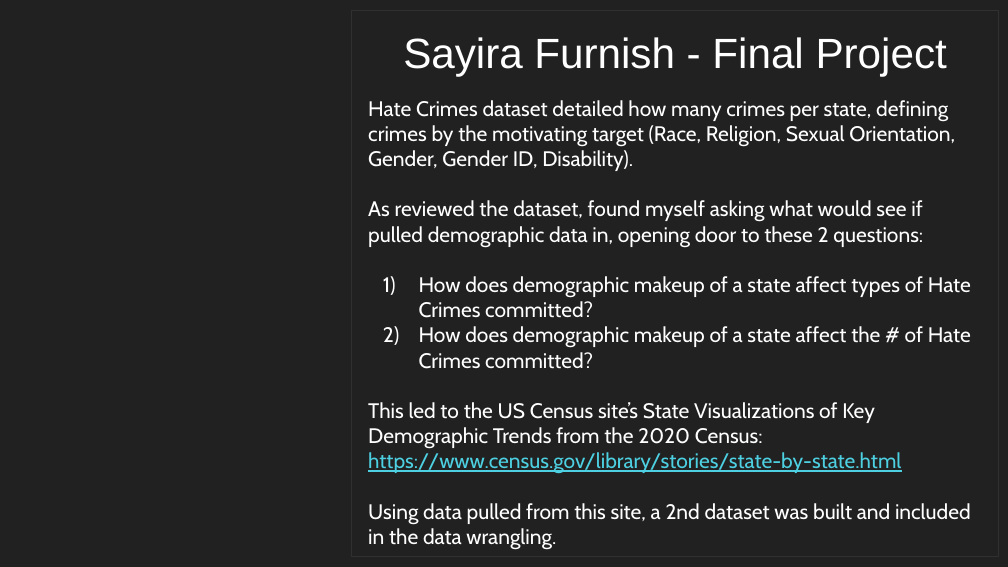
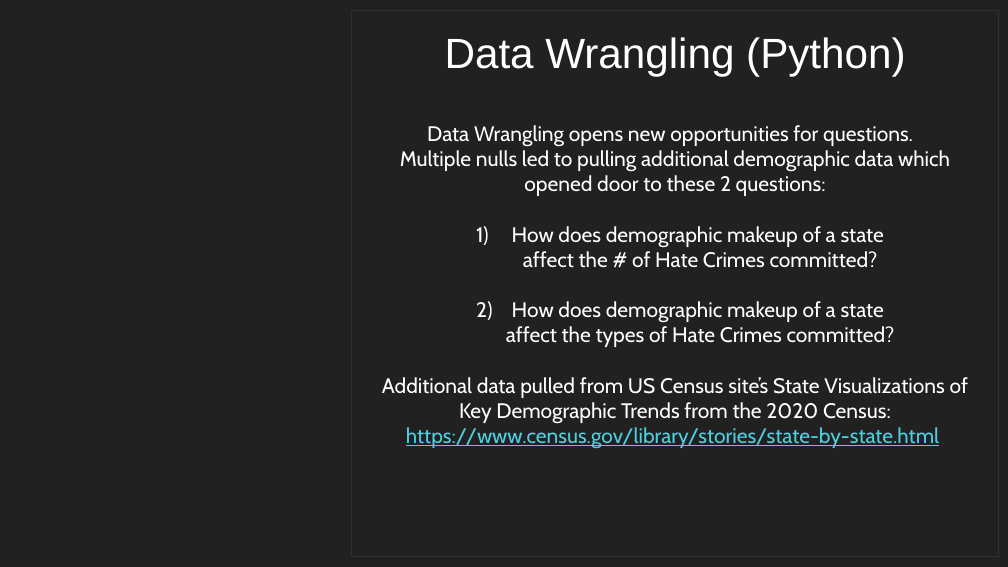
Before and after one commit to atamara/CrimeStatistics, a slide deck: slide 3 of Media Files/FINAL PROJECT - DATA SCIENCE.pptx. Drawn at 1008x567 pixels with LibreOffice and Linux fonts; fonts in the diff are those of the drawing; background and template pictures are left out. Boxes give left, top, right and bottom in pixels: in the first picture for what was removed or moved away, otherwise in the second. Text is boxed around its words. In the diff, an @@ line names an element or a change of style, - is before the commit and + after.

```diff
--- a/Media Files/FINAL PROJECT - DATA SCIENCE.pptx
+++ b/Media Files/FINAL PROJECT - DATA SCIENCE.pptx
@@ subtitle at bbox=[445, 37, 905, 77]: text changed @@
-Sayira Furnish - Final Project
+Data Wrangling (Python)
@@ text at bbox=[382, 125, 968, 449]: text changed @@
-Hate Crimes dataset detailed how many crimes per state, defining crimes by the motivating target (Race, Religion, Sexual Orientation, Gender, Gender ID, Disability).
-As reviewed the dataset, found myself asking what would see if pulled demographic data in, opening door to these 2 questions:
-1) How does demographic makeup of a state affect types of Hate Crimes committed?
-2) How does demographic makeup of a state affect the # of Hate Crimes committed?
-This led to the US Census site’s State Visualizations of Key Demographic Trends from the 2020 Census: https://www.census.gov/library/stories/state-by-state.html
-Using data pulled from this site, a 2nd dataset was built and included in the data wrangling.
+Data Wrangling opens new opportunities for questions.
+Multiple nulls led to pulling additional demographic data which opened door to these 2 questions:
+1) How does demographic makeup of a state
+affect the # of Hate Crimes committed?
+1) How does demographic makeup of a state
+affect the types of Hate Crimes committed?
+Additional data pulled from US Census site’s State Visualizations of Key Demographic Trends from the 2020 Census: https://www.census.gov/library/stories/state-by-state.html
```
Also in this commit, not shown: 7 other slides changed.
